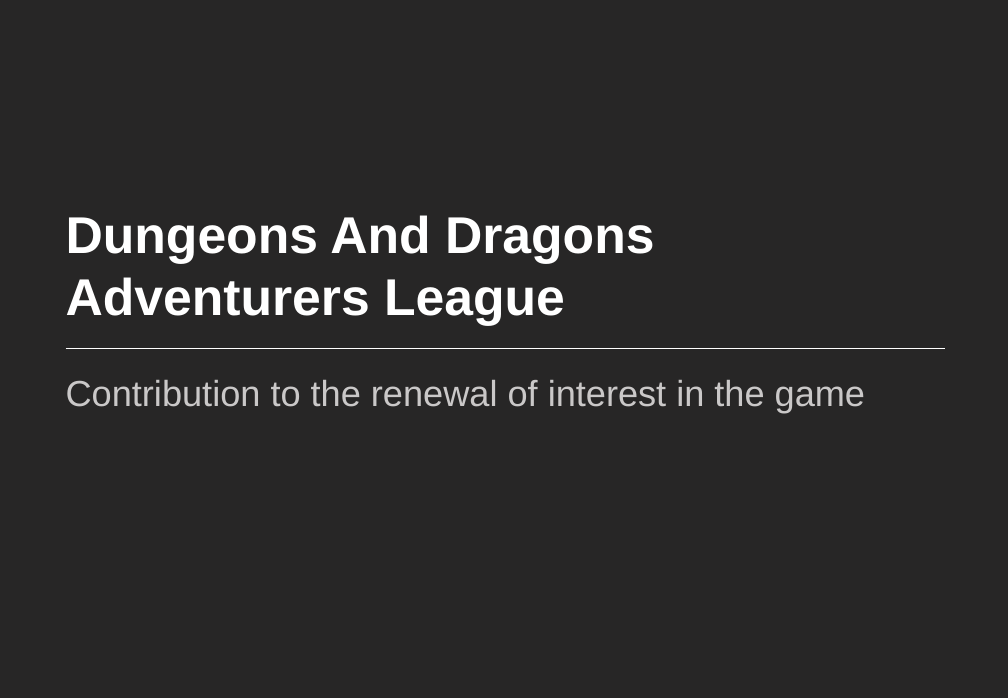
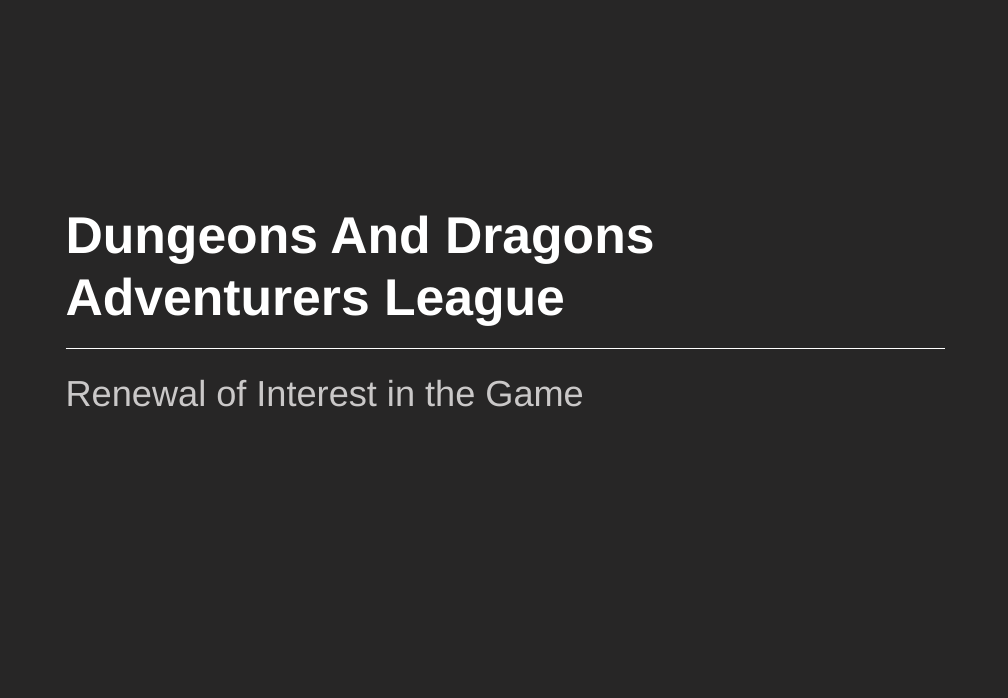
Before and after one commit to manu-sapiens/text2pptx, a slide deck: slide 4 of temp/test_output_option_5.pptx (slide 5 before the commit). Drawn at 1008x698 pixels with LibreOffice and Linux fonts; fonts in the diff are those of the drawing. Boxes give left, top, right and bottom in pixels: in the first picture for what was removed or moved away, otherwise in the second. Text is boxed around its words. In the diff, an @@ line names an element or a change of style, - is before the commit and + after.

```diff
--- a/temp/test_output_option_5.pptx
+++ b/temp/test_output_option_5.pptx
@@ text at box(66, 380, 583, 407): text changed @@
-Contribution to the renewal of interest in the game
+Renewal of Interest in the Game
```
Also in this commit, not shown: 5 other slides changed, 1 slide added, 3 slides removed, 7 other files.
